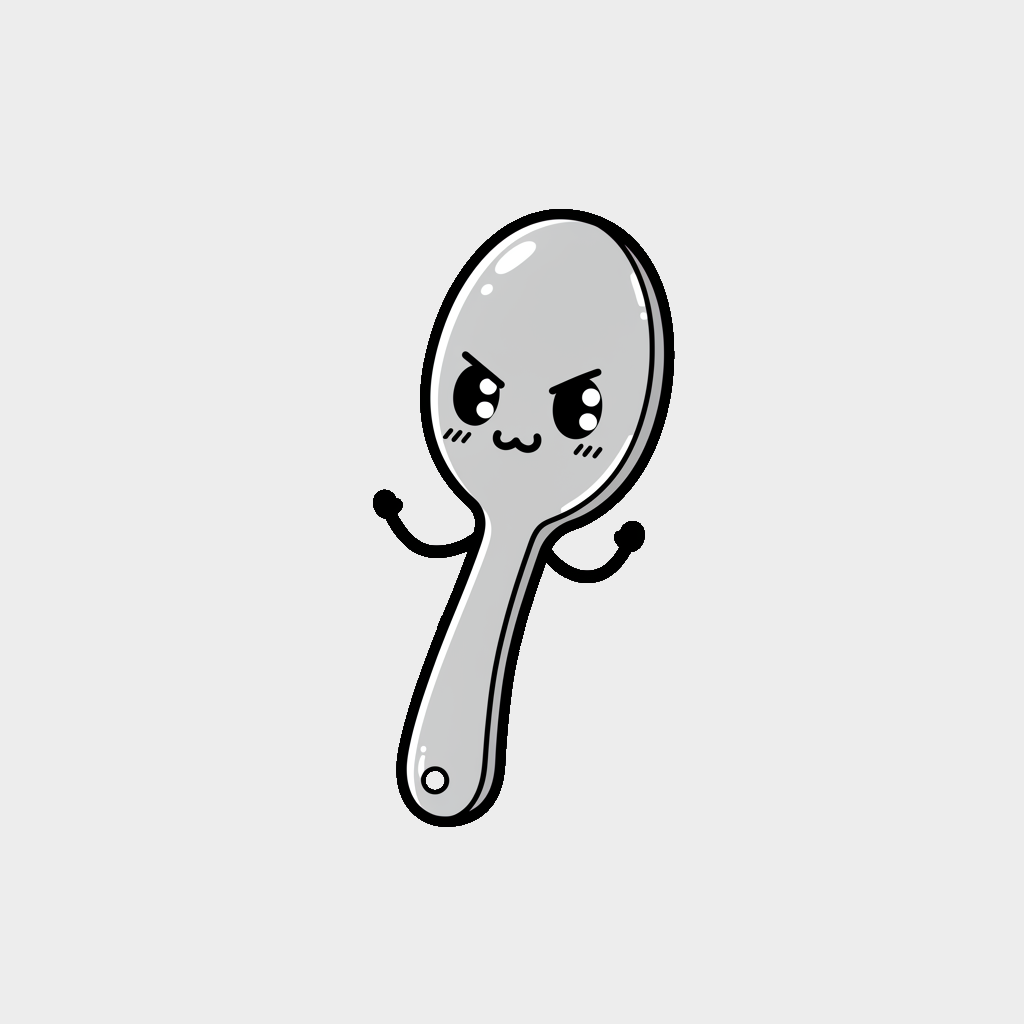
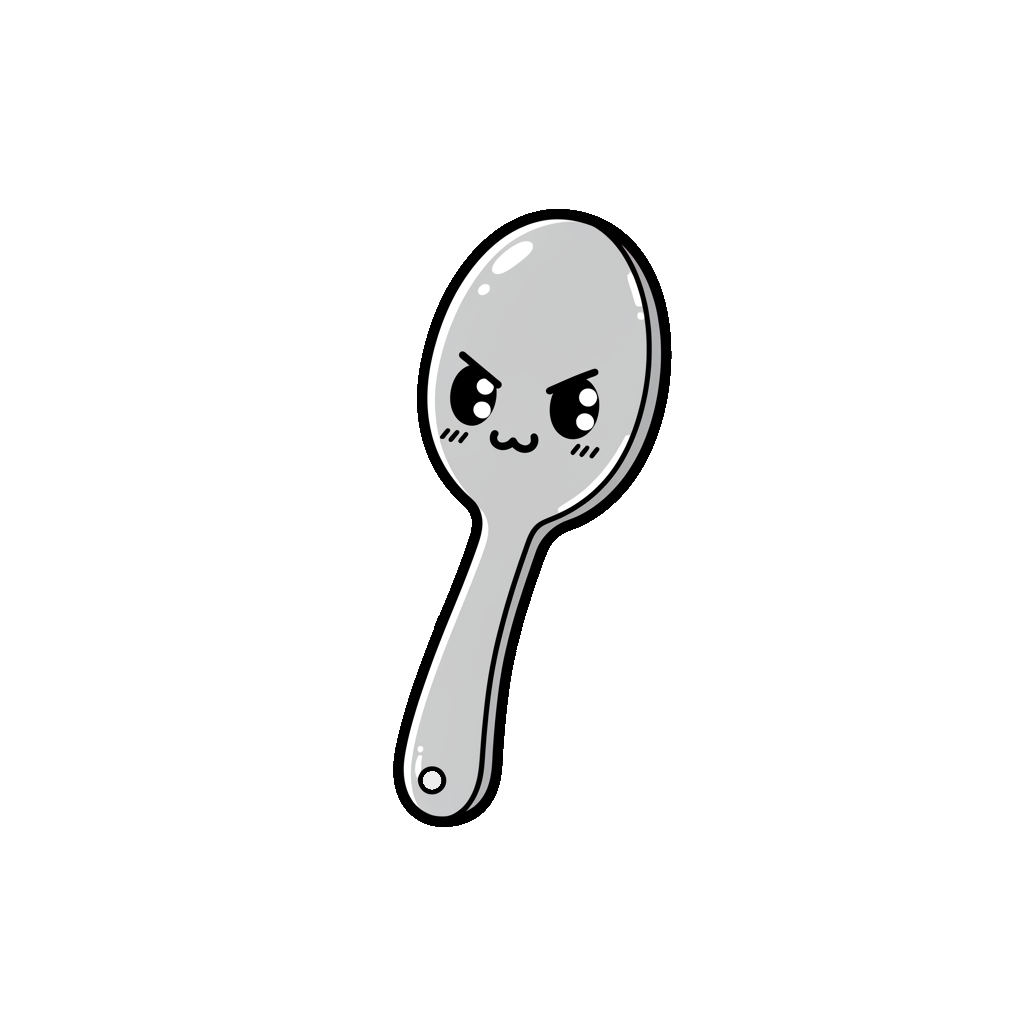
Revision of a layered 1024 × 1024 image; what changed, layer by layer:
added layer "scoops - no arms" above "scoops" over 393, 209, 672, 827
hid "scoops" over 373, 209, 675, 827
hid "whitebg" over 0, 0, 1024, 1024
